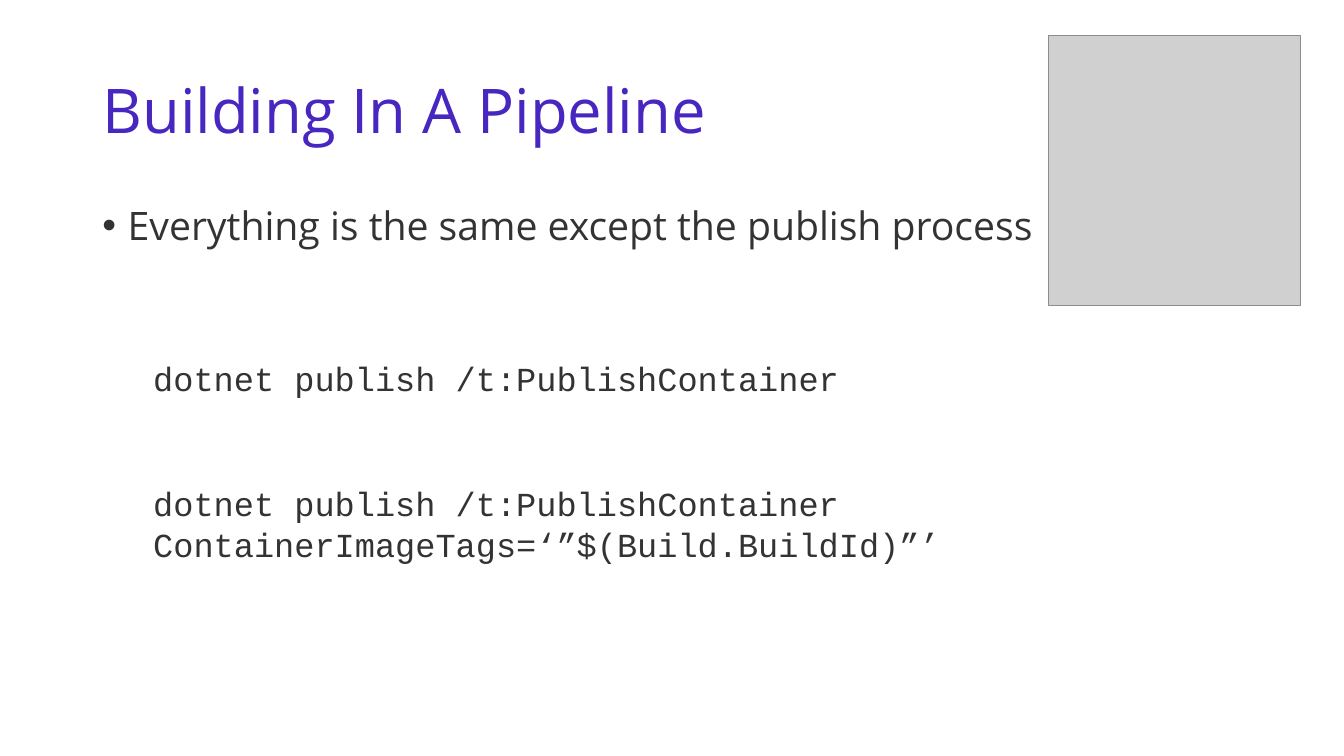
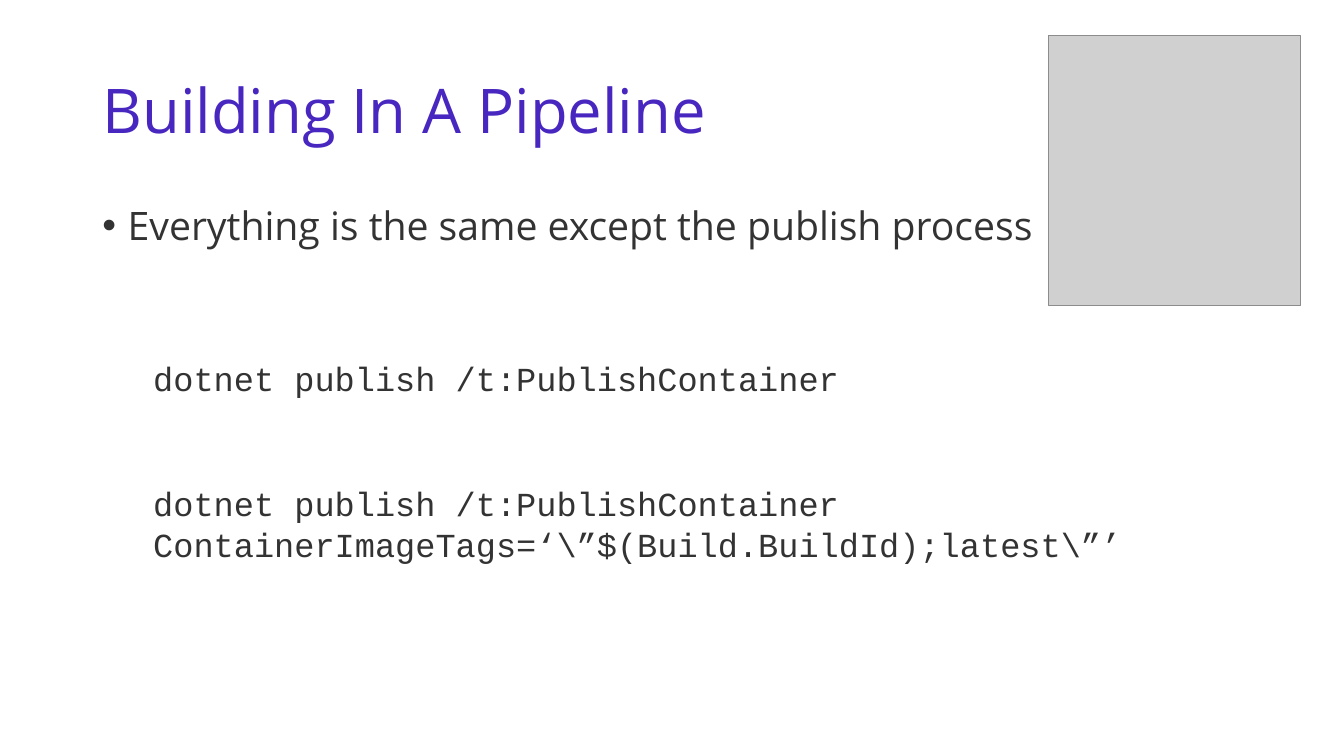
Before and after one commit to benjaminsampica/techtalks, a slide deck: slide 8 of dotnet-containers-at-caseys.pptx. Drawn at 1344x756 pixels with LibreOffice and Linux fonts; fonts in the diff are those of the drawing; grey boxes stand for pictures. Boxes give left, top, right and bottom in pixels: in the first picture for what was removed or moved away, otherwise in the second. Text is boxed around its words. In the diff, an @@ line names an element or a change of style, - is before the commit and + after.

```diff
--- a/dotnet-containers-at-caseys.pptx
+++ b/dotnet-containers-at-caseys.pptx
@@ text at (153, 492, 1121, 564): text changed @@
-dotnet publish /t:PublishContainer ContainerImageTags=‘”$(Build.BuildId)”’
+dotnet publish /t:PublishContainer ContainerImageTags=‘\”$(Build.BuildId);latest\”’
```
Also in this commit, not shown: 1 other slide changed.
